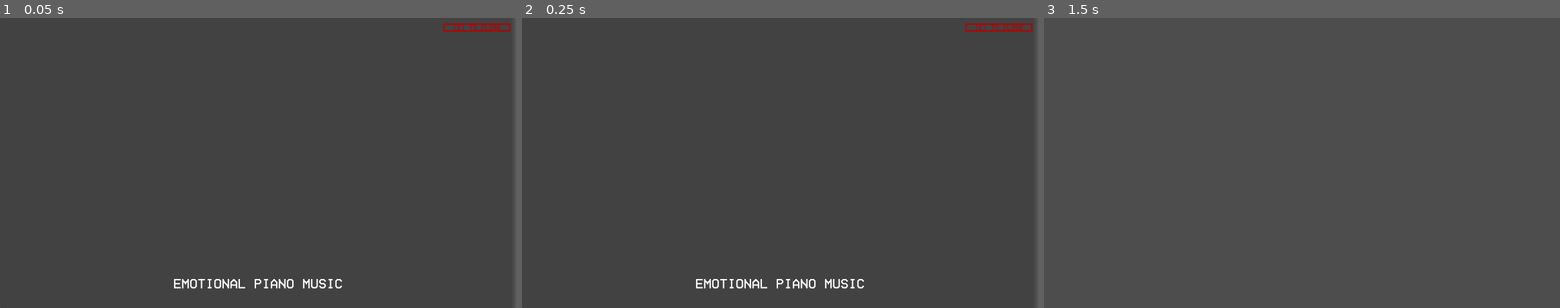
Above: before the commit, frames 1-3 (left to right).
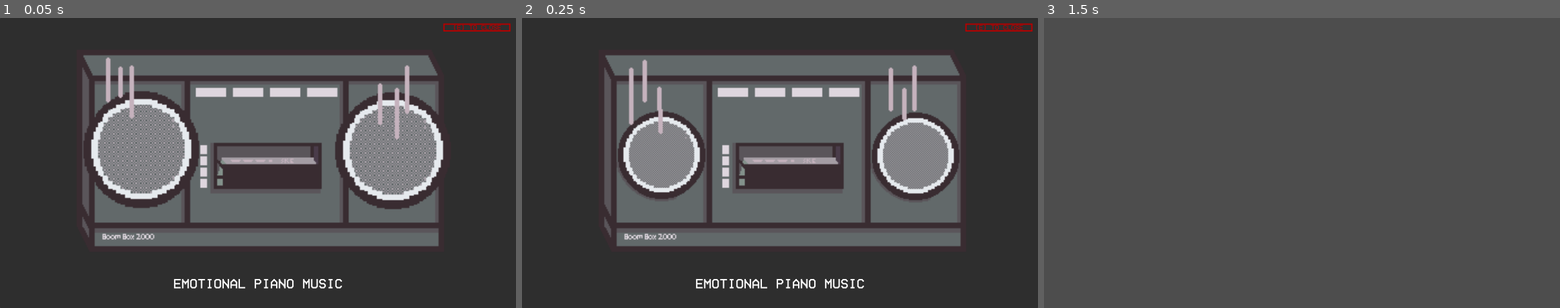
Above: after the commit, the same moments.

Repository: bruttosozial/FoundAndLost
Game: Godot game, scene res://Scenes/MediaDetailScenes/media_detail_music.tscn
The game is run twice, just before and just after one commit, with the same random seed, the same clock (stepped at 60 frames per second) and the same inputs. This scene is started directly instead of the project's main scene. Sound files missing from this copy of the repository are replaced by a short silence.
Inputs:
- Up to frame 1 (0.05 s): no input
- Up to frame 2 (0.25 s): no input
- Up to frame 3 (1.5 s): hold D (right) 0.53-1.28 s; tap E (interact) at 0.6, 1.35 s; tap Enter at 1.25 s; hold S (down) from 1.28 s (still down)

The runs differ from the first frame. In frame 1, 34% of the frame differs, in the area x 0-100%, y 0-100%; in frame 2, 33%; in frame 3, nothing differs.

Commit message:
Finished boombox scene

Diff:
--- a/Scenes/MediaDetailScenes/media_detail_music.tscn
+++ b/Scenes/MediaDetailScenes/media_detail_music.tscn
@@ -1,10 +1,39 @@
 [gd_scene format=3 uid="uid://cokcgfar5ysd4"]
 
 [ext_resource type="Script" uid="uid://bsroybcxayjx0" path="res://Scripts/Detail views/media_detail_music.gd" id="1_2jkmk"]
-[ext_resource type="Texture2D" uid="uid://bq2c64kuek34o" path="res://Assets/playerBlock.png" id="2_0oi06"]
 [ext_resource type="AudioStream" uid="uid://ba7m58vk3jnws" path="res://Assets/Sound/Divorce-music-mixed.wav" id="4_g203u"]
 [ext_resource type="Theme" uid="uid://bo45umqon0p4n" path="res://Resources/footage_deleted.tres" id="5_6spfm"]
+[ext_resource type="Texture2D" uid="uid://cvfrb3l5417vy" path="res://Assets/Screens/boombox_screen_animation-Sheet.png" id="5_50a30"]
 [ext_resource type="PackedScene" uid="uid://bt8utwxauv83n" path="res://Scenes/subtitle_player.tscn" id="5_g203u"]
+
+[sub_resource type="AtlasTexture" id="AtlasTexture_ruqcr"]
+atlas = ExtResource("5_50a30")
+region = Rect2(0, 0, 350, 220)
+
+[sub_resource type="AtlasTexture" id="AtlasTexture_y5hc5"]
+atlas = ExtResource("5_50a30")
+region = Rect2(350, 0, 350, 220)
+
+[sub_resource type="AtlasTexture" id="AtlasTexture_l7g4f"]
+atlas = ExtResource("5_50a30")
+region = Rect2(700, 0, 350, 220)
+
+[sub_resource type="SpriteFrames" id="SpriteFrames_r5iys"]
+animations = [{
+"frames": [{
+"duration": 1.0,
+"texture": SubResource("AtlasTexture_ruqcr")
+}, {
+"duration": 1.0,
+"texture": SubResource("AtlasTexture_y5hc5")
+}, {
+"duration": 1.0,
+"texture": SubResource("AtlasTexture_l7g4f")
+}],
+"loop": 1,
+"name": &"ode_to_joy",
+"speed": 5.0
+}]
 
 [node name="MediaDetailMusic" type="Control" unique_id=99052789]
 layout_mode = 3
@@ -14,11 +43,6 @@
 grow_horizontal = 2
 grow_vertical = 2
 script = ExtResource("1_2jkmk")
-
-[node name="Placeholder2" type="Sprite2D" parent="." unique_id=1685235754]
-position = Vector2(965.5, 537.1)
-scale = Vector2(21.52222, 8.389064)
-texture = ExtResource("2_0oi06")
 
 [node name="AudioStreamPlayer2D" type="AudioStreamPlayer2D" parent="." unique_id=98895364]
 stream = ExtResource("4_g203u")
@@ -63,6 +87,14 @@
 horizontal_alignment = 1
 vertical_alignment = 1
 
+[node name="AnimatedSprite2D" type="AnimatedSprite2D" parent="." unique_id=296770916]
+position = Vector2(950.27264, 486.00003)
+scale = Vector2(4.1818175, 4.181818)
+sprite_frames = SubResource("SpriteFrames_r5iys")
+animation = &"ode_to_joy"
+frame = 2
+frame_progress = 0.708834
+
 [node name="SubtitlePlayer" parent="." unique_id=373058500 instance=ExtResource("5_g203u")]
 layout_mode = 1
 size_flags_vertical = 8
--- a/Scenes/interaction_test.tscn
+++ b/Scenes/interaction_test.tscn
@@ -31,5 +31,6 @@
 
 [node name="Skell" parent="." unique_id=1846132312 instance=ExtResource("7_auvmn")]
 position = Vector2(269, 109)
+scale = Vector2(1, 1)
 
 [node name="AudioListener2D" type="AudioListener2D" parent="." unique_id=567075651]
--- a/Scripts/Detail views/media_detail_music.gd
+++ b/Scripts/Detail views/media_detail_music.gd
@@ -1,12 +1,13 @@
 extends Control
 
 @onready var streamPlayer : AudioStreamPlayer2D = $AudioStreamPlayer2D
-
+@onready var animated_sprite = $AnimatedSprite2D
 signal closed
 
 # Called when the node enters the scene tree for the first time.
 func _ready() -> void:
 	streamPlayer.play()
+	animated_sprite.play("ode_to_joy")
 
 # Called every frame. 'delta' is the elapsed time since the previous frame.
 func _process(delta: float) -> void:
